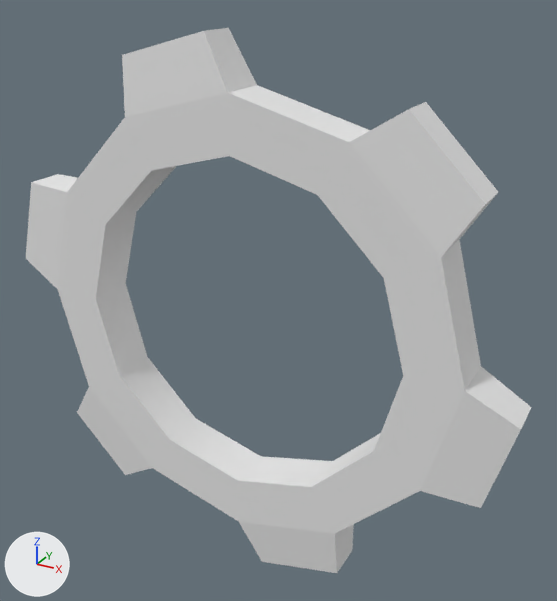
An edit to the OBJ model reverDeVoler/Assets/props2/Gear.obj, drawn before and after from the same camera.
Before and after are seen from a camera (50 mm lens) standing at (54.84, 20.81, 48.85) and looking at (42.06, 44.04, 37.23). Arrows for +X, +Y and +Z are at lower left; the lights stay in place. Where no turn or scale is listed for an object, it has been applied to the vertices.

Objects in the first picture: 'Gear'.
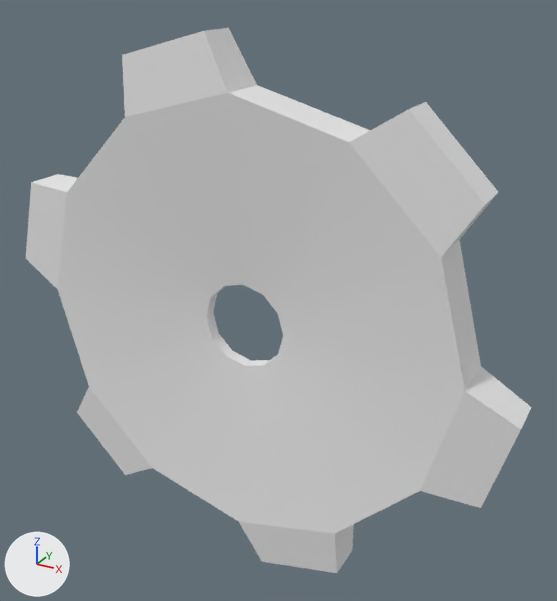
Commit message: Update of Gear and Baby_Gear

Where the change shows, as pixel boxes (x1, y1, x2, y2) in the pictures (557 x 601 px; the box of a moved part takes in the faces that stretch with it):
part 1 of me_gear, moved or reshaped
    both: (94, 154, 406, 489)

The change in detail:
me_gear has 72 vertices, 72 faces and spans x 30.8..51.6, y 42.2..44.1, z 26.0..46.8.
me_gear is used by ob_gear; location (0.0, 0.0, 0.0).
me_gear part 1: all 24 vertices in x 34.7..47.7, y 42.2..44.1, z 29.9..43.0 are scaled about their middle by 0.256.
